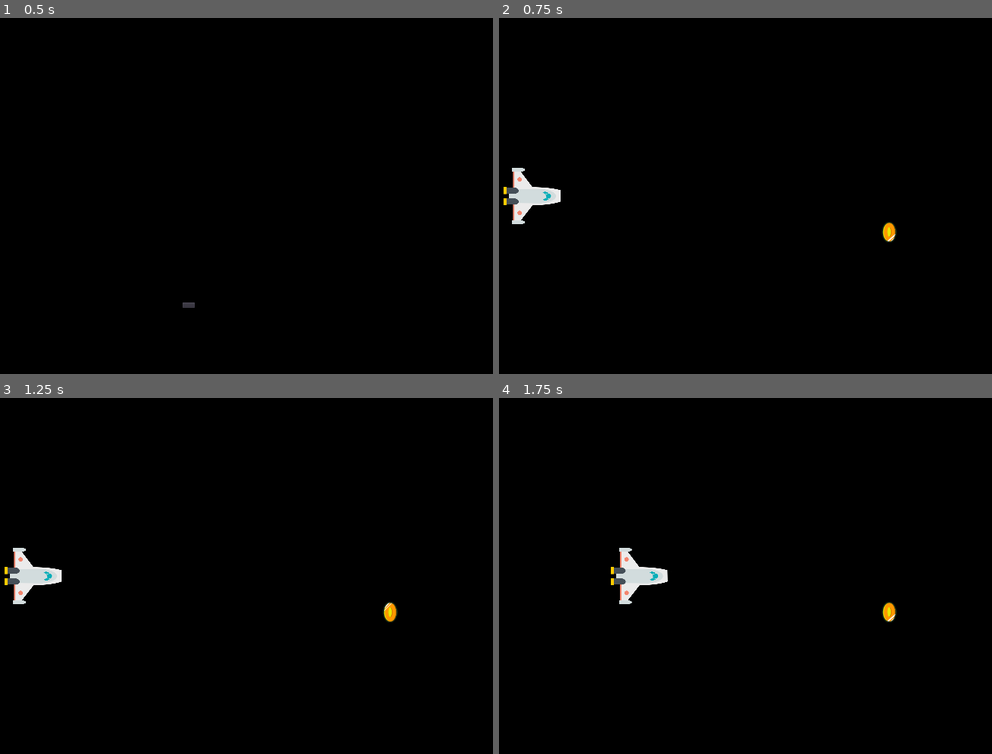
Above: before the commit, frames 1-4 (two rows, left to right).
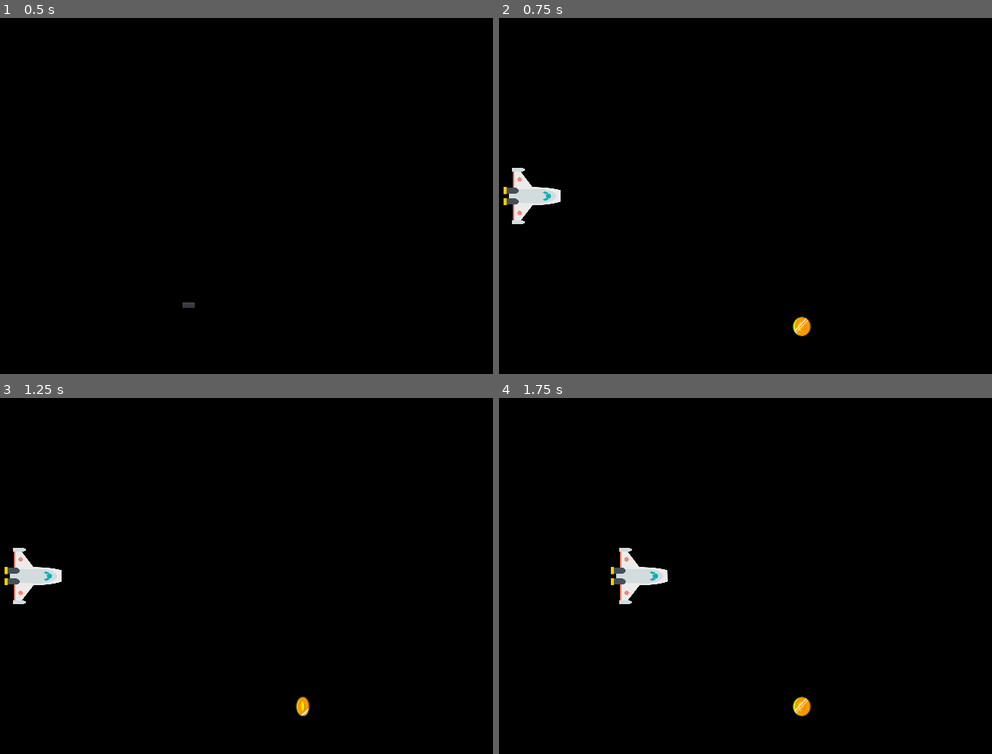
Above: after the commit, the same moments.

Repository: ant003/Space-Learning
Game: Godot game, scene res://scenes/Main.tscn
The game is run twice, just before and just after one commit, with the same random seed, the same clock (stepped at 60 frames per second) and the same inputs.
Inputs:
- Up to frame 1 (0.5 s): no input
- Up to frame 2 (0.75 s): click "Comenzar" at 0.5 s
- Up to frame 3 (1.25 s): no input
- Up to frame 4 (1.75 s): hold Right (ui_right) from 1.28 s (still down)

Frame 1 is identical in both runs. In frame 2, 0.3% of the frame differs, in the area x 59-81%, y 57-90%; in frame 3, 0.3%; in frame 4, 0.3%.

Commit message:
Emeralds now add 500 points to the score and are cleared after the game finish

Diff:
--- a/scenes/Coin.tscn
+++ b/scenes/Coin.tscn
@@ -27,7 +27,6 @@
 [node name="AnimatedSprite" type="AnimatedSprite" parent="."]
 scale = Vector2( 0.75, 0.75 )
 frames = SubResource( 1 )
-frame = 3
 playing = true
 
 [node name="CollisionShape2D" type="CollisionShape2D" parent="."]
--- a/scenes/Emerald.tscn
+++ b/scenes/Emerald.tscn
@@ -20,10 +20,10 @@
 [node name="Emerald" type="Area2D"]
 script = ExtResource( 5 )
 
-[node name="AnimatedSprite" type="AnimatedSprite" parent="."]
+[node name="AnimatedSprite" type="AnimatedSprite" parent="." groups=["emeralds"]]
 scale = Vector2( 0.75, 0.75 )
 frames = SubResource( 1 )
-frame = 1
+frame = 2
 playing = true
 
 [node name="CollisionShape2D" type="CollisionShape2D" parent="."]
--- a/scripts/Main.gd
+++ b/scripts/Main.gd
@@ -9,24 +9,26 @@
 # Called when the node enters the scene tree for the first time.
 func _ready():
 	randomize()
-#	screen_size = get_viewport().get_rect().size
 
-func update_score():
-	score += 100
+func update_score(points):
+	score += points
 	$HUD.update_score(score)
+
+func gen_rand_pos():
+	var x_range = Vector2(50, 974)
+	var y_range = Vector2(50, 550)
+	var random_x = randi() % int(x_range[1]- x_range[0]) + 1 + x_range[0]
+	var random_y =  randi() % int(y_range[1]-y_range[0]) + 1 + y_range[0]
+	var random_pos = Vector2(random_x, random_y)
+	return random_pos
 
 func new_coin():
 	var coin = Coin.instance()
 #	Deferred ensures the function is thread safe
 	call_deferred("add_child", coin)
-	var x_range = Vector2(50, 974)
-	var y_range = Vector2(50, 550)
-	var random_x = randi() % int(x_range[1]- x_range[0]) + 1 + x_range[0]
-	var random_y =  randi() % int(y_range[1]-y_range[0]) + 1 + y_range[0]
-	var random_pos = Vector2(random_x, random_y)
-	coin.position = random_pos
+	coin.position = gen_rand_pos()
 	coin.connect("hit", self, "new_coin")
-	coin.connect("hit", self, "update_score")
+	coin.connect("hit", self, "update_score", [100])
 
 func new_emerald():
 	$HUD.update_tip()
@@ -34,14 +36,9 @@
 	yield(get_tree().create_timer(10), "timeout")
 	var emerald = Emerald.instance()
 	call_deferred("add_child", emerald)
-	var x_range = Vector2(50, 974)
-	var y_range = Vector2(50, 550)
-	var random_x = randi() % int(x_range[1]- x_range[0]) + 1 + x_range[0]
-	var random_y =  randi() % int(y_range[1]-y_range[0]) + 1 + y_range[0]
-	var random_pos = Vector2(random_x, random_y)
-	emerald.position = random_pos
+	emerald.position = gen_rand_pos()
 	emerald.connect("hit", self, "new_emerald")
-	emerald.connect("hit", self, "update_score")
+	emerald.connect("hit", self, "update_score", [500])
 
 
 func gamer_over():
@@ -49,6 +46,7 @@
 	$HUD.show_game_over()
 	get_tree().call_group("mobs", "queue_free")
 	get_tree().call_group("coins", "queue_free")
+	get_tree().call_group("emeralds", "queue_free")
 	$Music.stop()
 	$DeathSound.play()
 
@@ -62,25 +60,19 @@
 	new_coin()
 	new_emerald()
 
-
 func _on_MobTimer_timeout():
 	# Choose a random location on Path2D.
 	$MobPath/MobSpawnLocation.offset = randi()
 	# Create a Mob instance and add it to the scene.
 	var mob = Mob.instance()
-#	add_child(mob)
 	call_deferred("add_child", mob)
 	# Set the mob's direction perpendicular to the path direction.
 	var direction = $MobPath/MobSpawnLocation.rotation + PI / 2
 	# Set the mob's position to a random location.
 	mob.position = $MobPath/MobSpawnLocation.position
-	# Add some randomness to the direction.
-#	direction += rand_range(-PI / 4, PI / 4)
-#	mob.rotation = direction
 	# Set the velocity (speed & direction).
 	mob.linear_velocity = Vector2(rand_range(mob.min_speed, mob.max_speed), 0)
 	mob.linear_velocity = mob.linear_velocity.rotated(direction)
 
-
 func _on_StartTimer_timeout():
 	$MobTimer.start()
